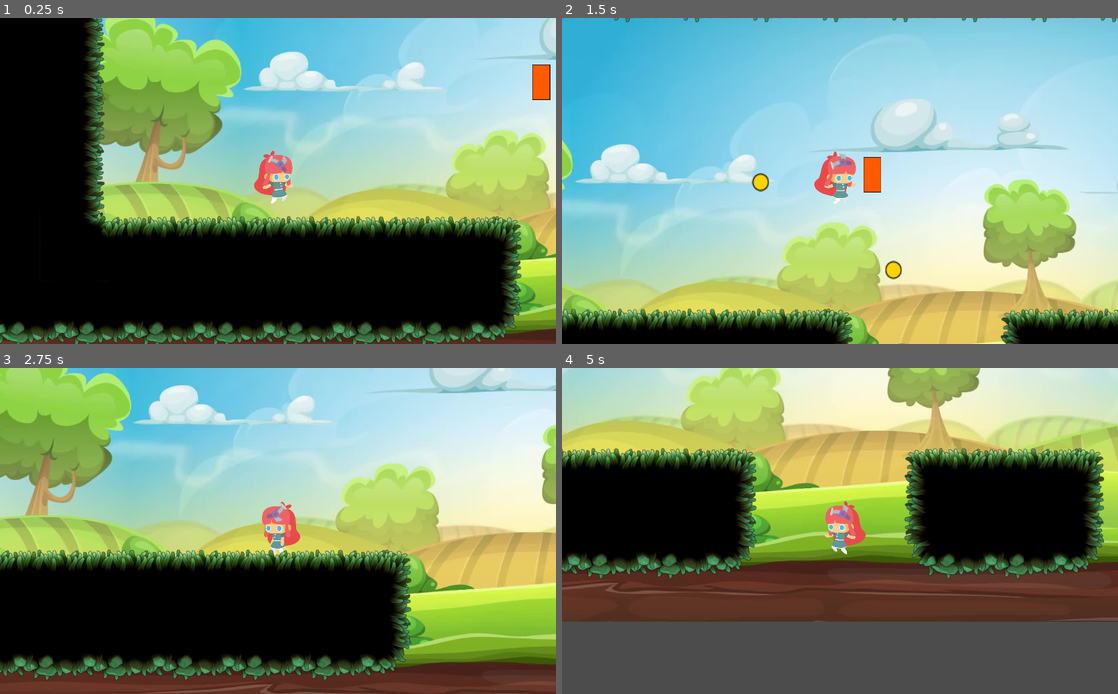
Above: before the commit, frames 1-4 (two rows, left to right).
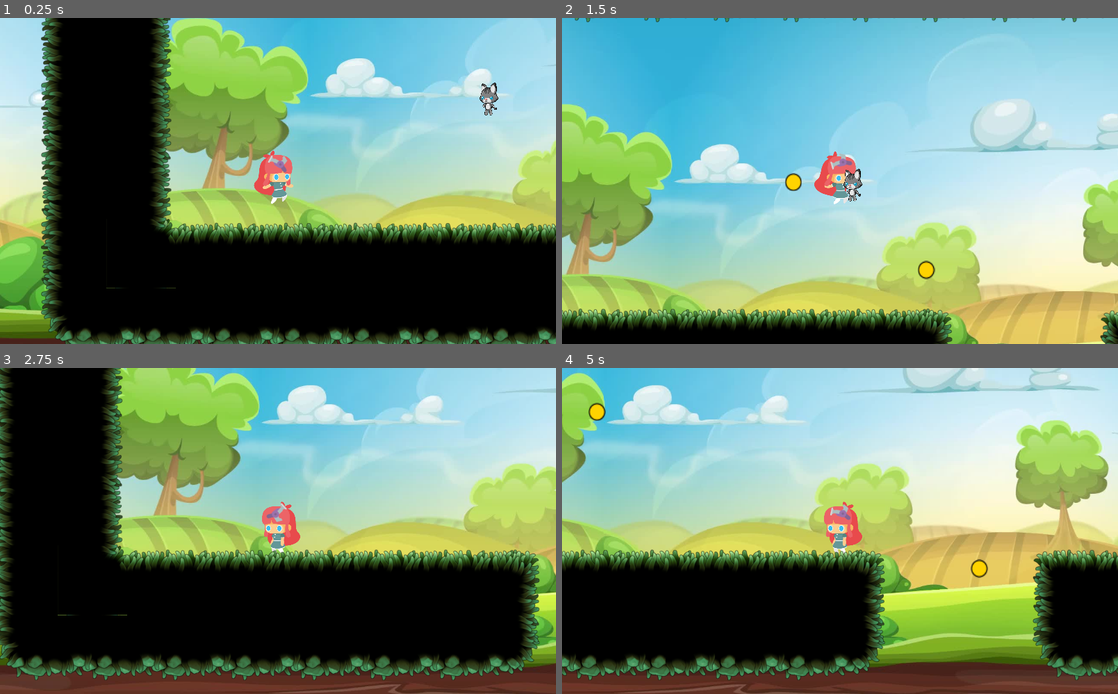
Above: after the commit, the same moments.

Repository: pasqualegabriel/videojuegos-workshop
Game: Godot game, scene res://Main.tscn
Two runs of this game, one before a commit and one after it. Both use one fixed random seed, a clock stepped at 60 frames per second and the inputs below.
Inputs (mouse positions are in pixels of both pictures, inside the frame that each line leads up to):
- Up to frame 1 (0.25 s): no input
- Up to frame 2 (1.5 s): move the mouse to (962, 164) at 0.52 s; hold Right (right) from 0.53 s (still down); click (962, 164) at 0.6 s; tap Up (jump) at 0.77 s; move the mouse to (728, 197) at 1.27 s; click (728, 197) at 1.35 s
- Up to frame 3 (2.75 s): tap Up (jump) at 1.52 s; move the mouse to (333, 459) at 2.02 s; release Right (right) at 2.03 s; hold Left (left) from 2.03 s (still down); click (333, 459) at 2.1 s
- Up to frame 4 (5 s): move the mouse to (812, 596) at 2.77 s; release Left (left) at 2.78 s; hold Right (right) 2.78-4.28 s; click (812, 596) at 2.85 s; tap Up (jump) at 3.02, 3.77, 4.52 s; move the mouse to (1006, 579) at 3.52 s; click (1006, 579) at 3.6 s; move the mouse to (673, 482) at 4.27 s; hold Left (left) from 4.28 s (still down); click (673, 482) at 4.35 s

The runs differ from the first frame. In frame 1, 58% of the frame differs, in the area x 0-100%, y 0-100%; in frame 2, 63%; in frame 3, 67%; in frame 4, 98%.

Commit message:
enemy animation

Diff:
--- a/Main.tscn
+++ b/Main.tscn
@@ -18,10 +18,10 @@
 tile_data = PoolIntArray( -131076, 0, 0, -131075, 0, 1, -131074, 0, 1, -131073, 0, 1, -196608, 0, 1, -196607, 0, 1, -19 …(2774 unchanged characters)…
 
 [node name="Player" parent="." instance=ExtResource( 3 )]
-position = Vector2( 55.5092, 434.707 )
+position = Vector2( -67.352, 422.721 )
 
 [node name="Turret" parent="." instance=ExtResource( 4 )]
-position = Vector2( 540.163, 272.821 )
+position = Vector2( 318.413, 290.8 )
 
 [node name="StartPosition" type="Position2D" parent="."]
 position = Vector2( -21.1893, 434.38 )
--- a/entities/enemies/Turret.gd
+++ b/entities/enemies/Turret.gd
@@ -3,20 +3,26 @@
 export (PackedScene) var projectile:PackedScene
 
 onready var fire_timer = $FireTimer
+onready var body = $Sprite
 
 var container
 
 func _ready():
 	add_to_group("turret")
+	body.play("idle")
 
 func initialize(_container):
 	container = _container
+
+func _physics_process(_delta):
+	body.flip_h = global_position.direction_to(get_parent().player.global_position).x < 0
 
 func _on_FireTimer_timeout():
 	fire()
 
 func fire():
 	var proj = projectile.instance()
+	body.play("fire")
 	proj.initialize(get_parent(), global_position, global_position.direction_to(get_parent().player.global_position), false)
 	fire_timer.start()
 
@@ -34,3 +40,6 @@
 func _on_Area2D_body_exited(body):
 	if body.is_in_group("player"):
 		fire_timer.stop()
+
+func _on_Sprite_animation_finished():
+	body.play("idle")
--- a/entities/enemies/Turret.tscn
+++ b/entities/enemies/Turret.tscn
@@ -1,32 +1,67 @@
-[gd_scene load_steps=6 format=2]
+[gd_scene load_steps=24 format=2]
 
-[ext_resource path="res://assets/enemies/turret.png" type="Texture" id=1]
+[ext_resource path="res://assets/cat/Idle (6).png" type="Texture" id=1]
 [ext_resource path="res://entities/enemies/Turret.gd" type="Script" id=2]
 [ext_resource path="res://entities/enemies/Projectile.tscn" type="PackedScene" id=3]
+[ext_resource path="res://assets/cat/Idle (7).png" type="Texture" id=4]
+[ext_resource path="res://assets/cat/Idle (2).png" type="Texture" id=5]
+[ext_resource path="res://assets/cat/Idle (1).png" type="Texture" id=6]
+[ext_resource path="res://assets/cat/Idle (8).png" type="Texture" id=7]
+[ext_resource path="res://assets/cat/Idle (10).png" type="Texture" id=8]
+[ext_resource path="res://assets/cat/Idle (3).png" type="Texture" id=9]
+[ext_resource path="res://assets/cat/Idle (5).png" type="Texture" id=10]
+[ext_resource path="res://assets/cat/Idle (9).png" type="Texture" id=11]
+[ext_resource path="res://assets/cat/Idle (4).png" type="Texture" id=12]
+[ext_resource path="res://assets/cat/Jump (8).png" type="Texture" id=13]
+[ext_resource path="res://assets/cat/Jump (2).png" type="Texture" id=14]
+[ext_resource path="res://assets/cat/Jump (7).png" type="Texture" id=15]
+[ext_resource path="res://assets/cat/Jump (3).png" type="Texture" id=16]
+[ext_resource path="res://assets/cat/Jump (6).png" type="Texture" id=17]
+[ext_resource path="res://assets/cat/Jump (1).png" type="Texture" id=18]
+[ext_resource path="res://assets/cat/Jump (5).png" type="Texture" id=19]
+[ext_resource path="res://assets/cat/Jump (4).png" type="Texture" id=20]
 
-[sub_resource type="RectangleShape2D" id=1]
-extents = Vector2( 16, 32 )
+[sub_resource type="SpriteFrames" id=1]
+animations = [ {
+"frames": [ ExtResource( 6 ), ExtResource( 5 ), ExtResource( 9 ), ExtResource( 12 ), ExtResource( 10 ), ExtResource( 1 ), ExtResource( 4 ), ExtResource( 7 ), ExtResource( 11 ), ExtResource( 8 ) ],
+"loop": true,
+"name": "idle",
+"speed": 5.0
+}, {
+"frames": [ ExtResource( 18 ), ExtResource( 14 ), ExtResource( 16 ), ExtResource( 20 ), ExtResource( 17 ), ExtResource( 19 ), ExtResource( 15 ), ExtResource( 13 ) ],
+"loop": true,
+"name": "fire",
+"speed": 24.0
+} ]
 
-[sub_resource type="CircleShape2D" id=2]
+[sub_resource type="RectangleShape2D" id=2]
+extents = Vector2( 11.0562, 27.5899 )
+
+[sub_resource type="CircleShape2D" id=3]
 radius = 309.366
 
 [node name="Turret" type="StaticBody2D"]
 script = ExtResource( 2 )
 projectile = ExtResource( 3 )
 
-[node name="Sprite" type="Sprite" parent="."]
-texture = ExtResource( 1 )
+[node name="Sprite" type="AnimatedSprite" parent="."]
+scale = Vector2( 0.124811, 0.139335 )
+frames = SubResource( 1 )
+animation = "fire"
+frame = 5
 
 [node name="CollisionShape2D" type="CollisionShape2D" parent="."]
-shape = SubResource( 1 )
+shape = SubResource( 2 )
 
 [node name="FireTimer" type="Timer" parent="."]
 one_shot = true
 
 [node name="Area2D" type="Area2D" parent="."]
+visible = false
 
 [node name="CollisionShape2D" type="CollisionShape2D" parent="Area2D"]
-shape = SubResource( 2 )
+shape = SubResource( 3 )
+[connection signal="animation_finished" from="Sprite" to="." method="_on_Sprite_animation_finished"]
 [connection signal="timeout" from="FireTimer" to="." method="_on_FireTimer_timeout"]
 [connection signal="body_entered" from="Area2D" to="." method="_on_Area2D_body_entered"]
 [connection signal="body_exited" from="Area2D" to="." method="_on_Area2D_body_exited"]
